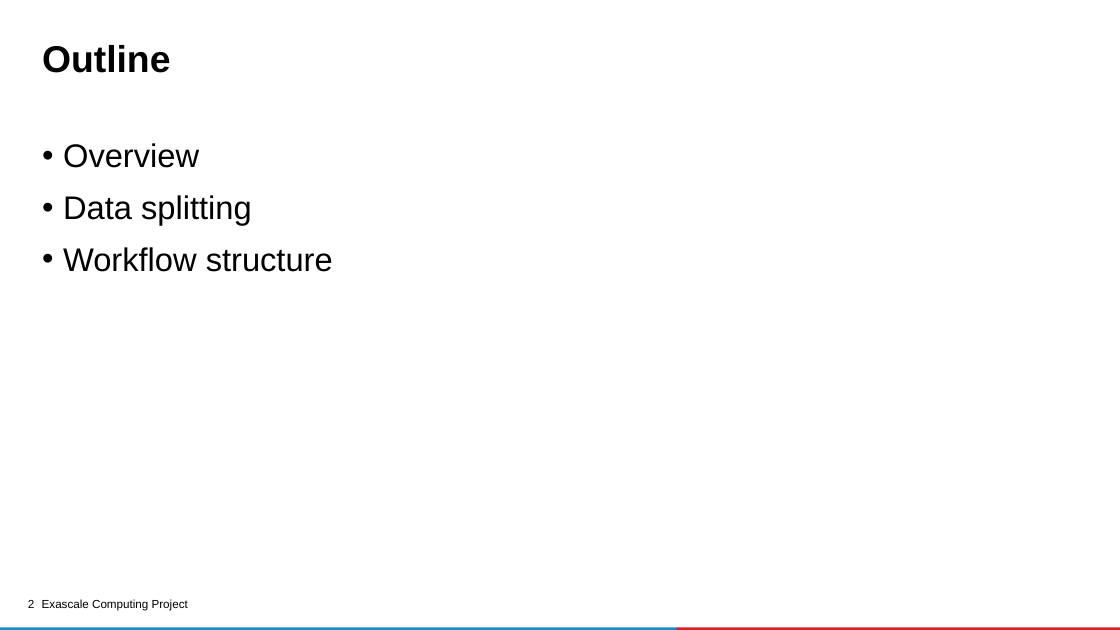
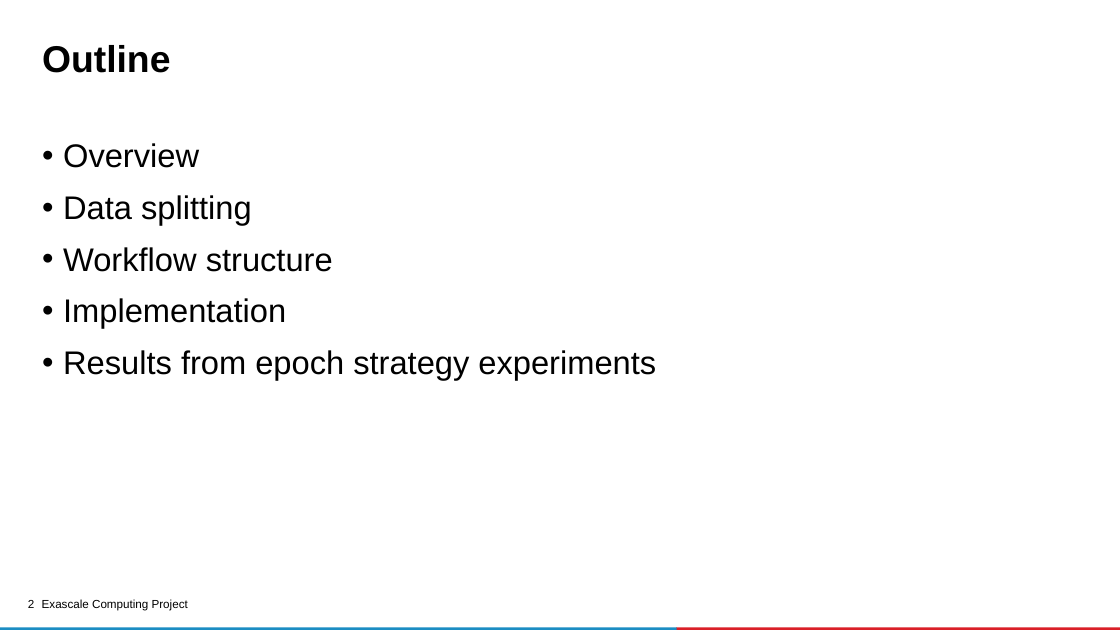
Before and after one commit to ECP-CANDLE/Tutorials, a slide deck: slide 2 of 2020/ECP/slides/09-cplo.pptx. Drawn at 1120x630 pixels with LibreOffice and Linux fonts; fonts in the diff are those of the drawing; background and template pictures are left out. Boxes give left, top, right and bottom in pixels: in the first picture for what was removed or moved away, otherwise in the second. Text is boxed around its words. In the diff, an @@ line names an element or a change of style, - is before the commit and + after.

```diff
--- a/2020/ECP/slides/09-cplo.pptx
+++ b/2020/ECP/slides/09-cplo.pptx
@@ text at bbox=[63, 298, 656, 380]: paragraphs added @@
+• Implementation
+• Results from epoch strategy experiments
```
Also in this commit, not shown: 6 other slides changed, 8 slides added, 2 slides removed.
